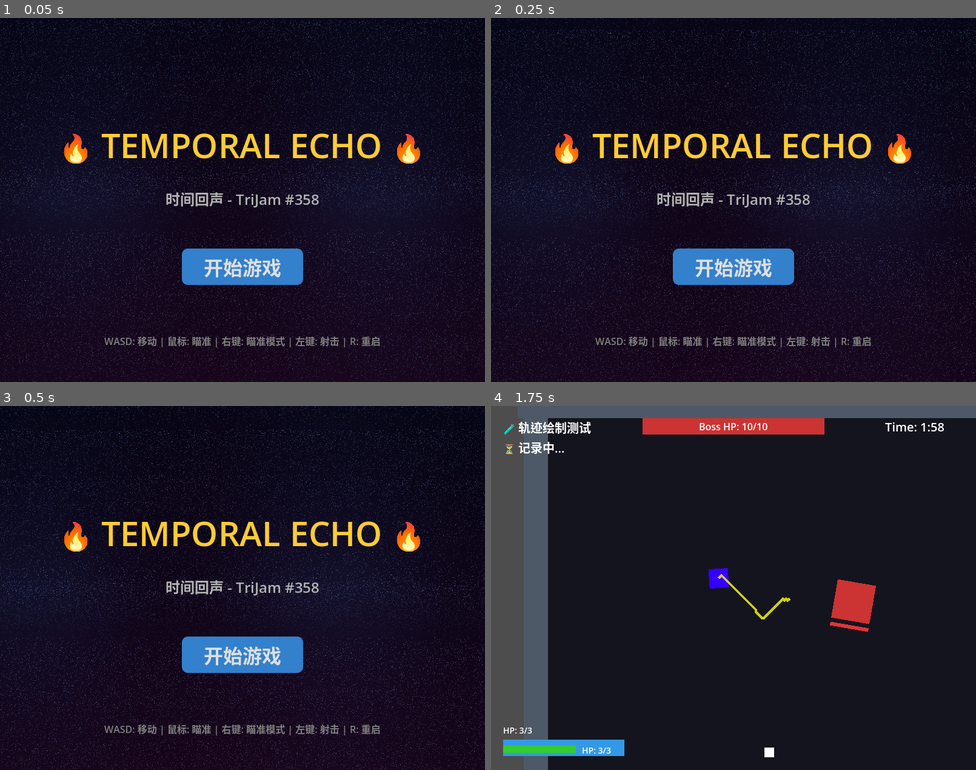
Above: before the commit, frames 1-4 (two rows, left to right).
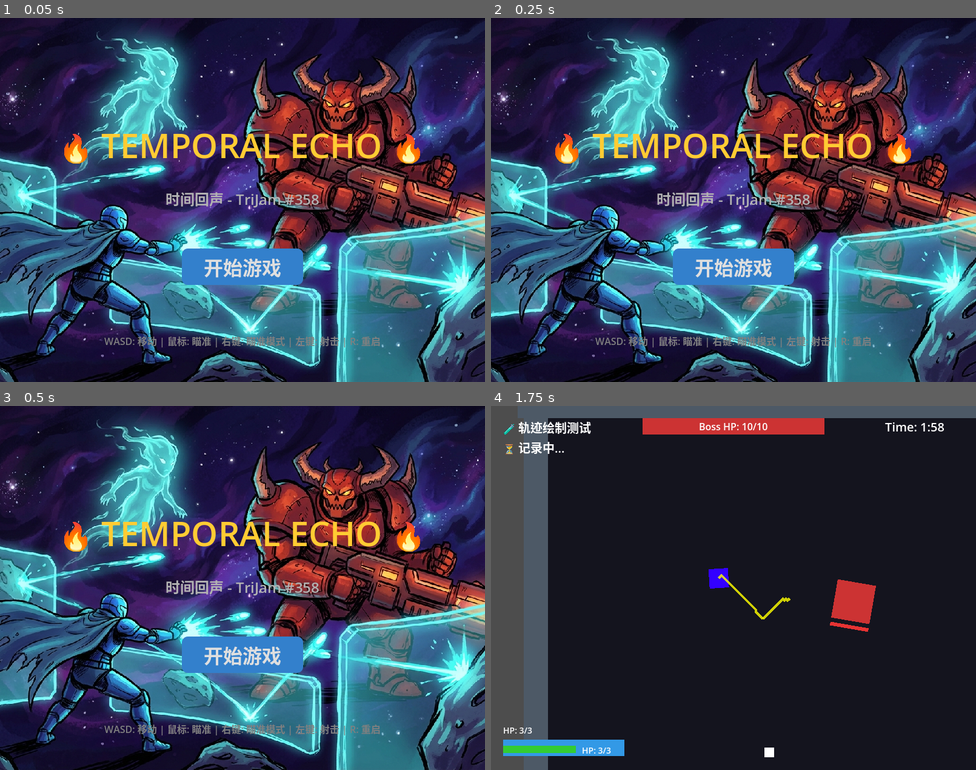
Above: after the commit, the same moments.

Repository: sdotyxz/temporal-echo
Game: Godot game, scene res://scenes/title_screen.tscn
The game is run twice, just before and just after one commit, with the same random seed, the same clock (stepped at 60 frames per second) and the same inputs.
Inputs (mouse positions are in pixels of both pictures, inside the frame that each line leads up to):
- Up to frame 1 (0.05 s): no input
- Up to frame 2 (0.25 s): no input
- Up to frame 3 (0.5 s): no input
- Up to frame 4 (1.75 s): click "开始游戏" at 0.5 s; tap Enter (ui_accept) at 1.25, 1.52 s; move the mouse to (840, 569) at 1.27 s; hold D (move_right) from 1.28 s (still down); right-click (840, 569) at 1.35 s

The runs differ from the first frame. In frame 1, 80% of the frame differs, in the area x 0-100%, y 0-100%; in frame 2, 80%; in frame 3, 80%; in frame 4, nothing differs.

Commit message:
feat: 标题界面使用 AI 生成海报作为背景

Diff:
--- a/src/title_screen.gd
+++ b/src/title_screen.gd
@@ -2,71 +2,32 @@
 
 @onready var title_label: Label
 @onready var start_button: Button
-@onready var background: ColorRect
+@onready var background: TextureRect
 
 func _ready():
 	print("🎮 开始游戏界面")
+	_create_background()
 	_create_ui()
-	_create_background()
 
 func _create_background():
-	# 创建反重力背景
-	background = ColorRect.new()
+	# 创建图片背景
+	background = TextureRect.new()
 	background.name = "Background"
 	background.size = Vector2(800, 600)
+	background.expand_mode = TextureRect.EXPAND_IGNORE_SIZE
+	background.stretch_mode = TextureRect.STRETCH_KEEP_ASPECT_COVERED
 
-	# 使用反重力着色器 - 粒子向上飘，零重力感
-	var shader = Shader.new()
-	shader.code = """
-	shader_type canvas_item;
-	uniform float time;
-
-	void fragment() {
-		vec2 uv = FRAGCOORD.xy / vec2(800.0, 600.0);
-
-		// 反重力：粒子向上飘动
-		float movement = mod(time * 0.1, 1.0);
-		vec2 moving_uv = uv;
-		moving_uv.y -= movement; // 向上移动
-
-		// 创建漂浮的粒子
-		float particle = 0.0;
-		for(float i = 0.0; i < 5.0; i++) {
-			vec2 p = moving_uv * (3.0 + i) + vec2(i * 1.5);
-			p.y -= time * (0.1 + i * 0.02); // 反重力向上
-			float n = fract(sin(dot(p, vec2(12.9898, 78.233))) * 43758.5453);
-			if(n > 0.98) {
-				particle += 0.3 * (1.0 - fract(p.y));
-			}
-		}
-
-		// 深空背景渐变
-		vec3 color1 = vec3(0.02, 0.02, 0.08);
-		vec3 color2 = vec3(0.08, 0.02, 0.1);
-		vec3 bg = mix(color1, color2, uv.y + sin(uv.x * 3.0) * 0.2);
-
-		// 添加反重力流光效果
-		float stream = sin(uv.x * 10.0 + time * 2.0) * 0.5 + 0.5;
-		stream *= exp(-abs(uv.y - 0.5) * 4.0);
-		bg += vec3(0.1, 0.3, 0.5) * stream * 0.15;
-
-		// 叠加粒子
-		bg += vec3(0.6, 0.8, 1.0) * particle;
-
-		COLOR = vec4(bg, 1.0);
-	}
-	"""
-
-	var material = ShaderMaterial.new()
-	material.shader = shader
-	material.set_shader_parameter("time", 0.0)
-	background.material = material
+	# 加载 AI 生成的背景图
+	var texture = load("res://assets/promo/title_bg.jpg")
+	if texture:
+		background.texture = texture
+		print("🖼️ 已加载背景图片")
+	else:
+		print("⚠️ 背景图片加载失败，使用默认颜色")
+		background.modulate = Color(0.05, 0.02, 0.08)
 
 	add_child(background)
 	move_child(background, 0)
-
-	# 启动时间更新
-	set_process(true)
 
 func _create_ui():
 	# 标题
@@ -132,12 +93,6 @@
 	controls.add_theme_color_override("font_color", Color(0.5, 0.5, 0.5))
 	add_child(controls)
 
-func _process(delta):
-	# 更新反重力背景时间
-	if background and background.material:
-		var current_time = background.material.get_shader_parameter("time")
-		background.material.set_shader_parameter("time", current_time + delta)
-
 func _on_start_pressed():
 	print("🎮 开始游戏！")
 
Renamed: assets/promo/poster_ai.png -> assets/promo/poster_ai.jpg
Binary file added: assets/promo/title_bg.jpg
